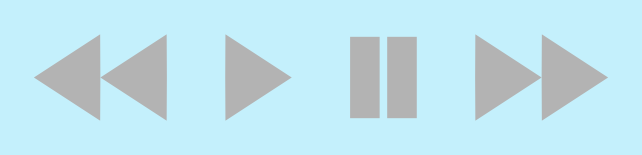
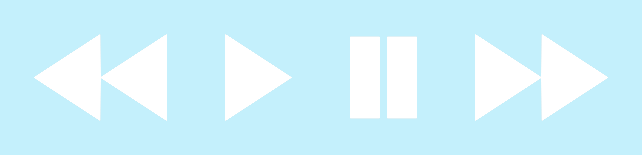
Layer changes from the first 642x155 image to the second:
added layer "preplaypausenext.png-Kopie" above "preplaypausenext.png" over [34, 34, 608, 121]
